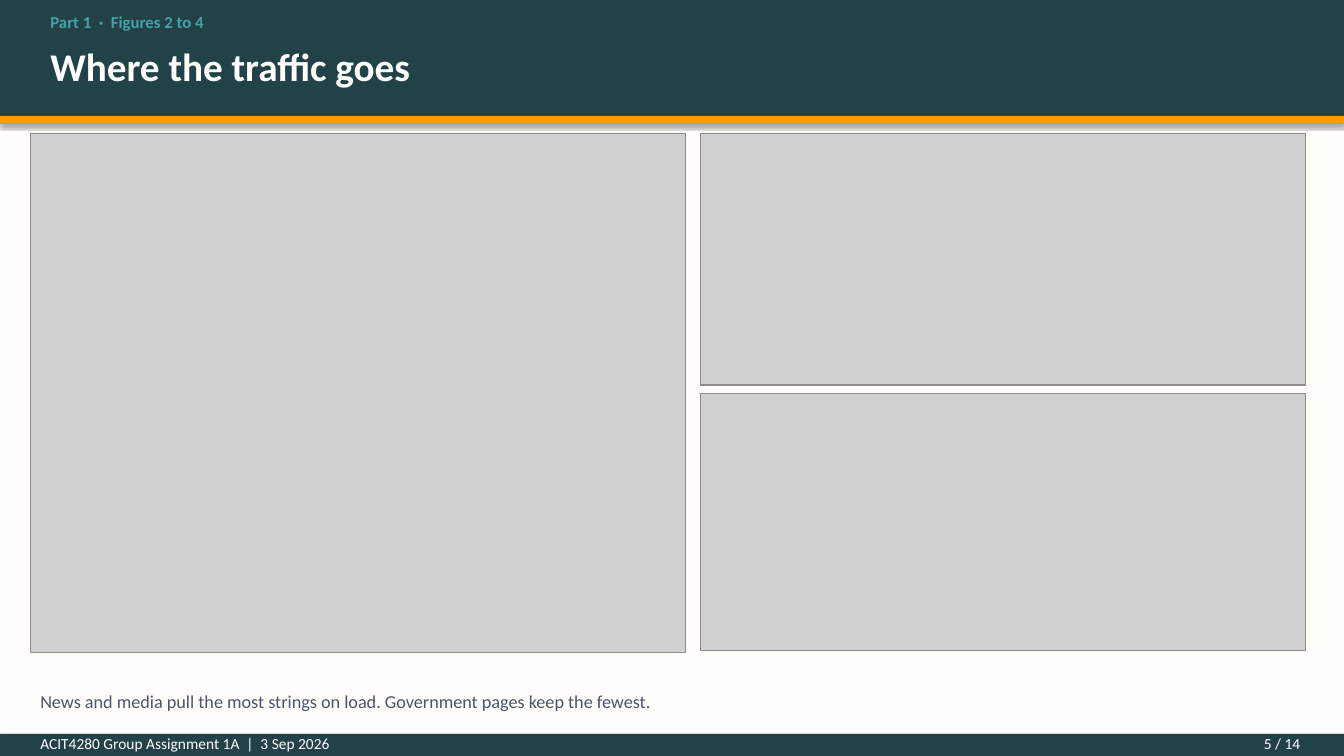
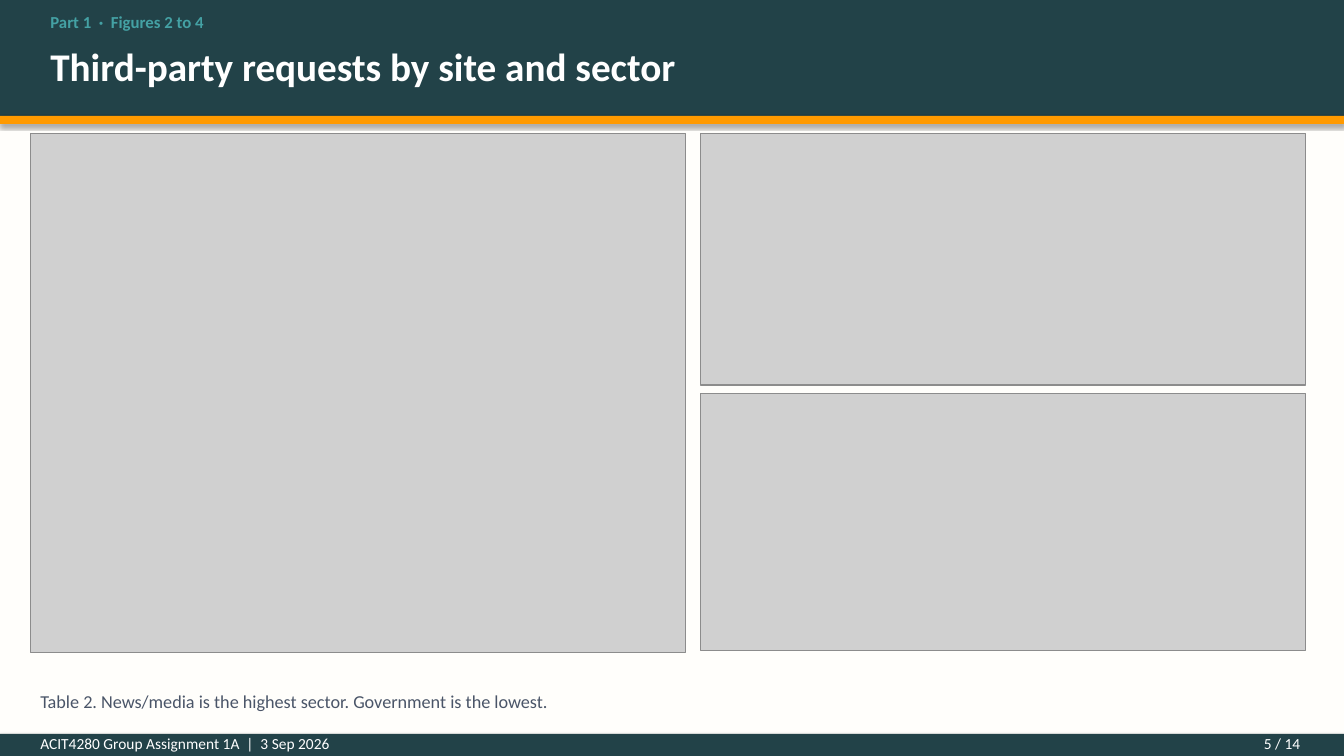
Before and after one commit to kasa031/Bacheloroppgave, a slide deck: slide 5 of ACIT4280_1A_presentation.pptx. Drawn at 1344x756 pixels with LibreOffice and Linux fonts; fonts in the diff are those of the drawing; grey boxes stand for pictures. Boxes give left, top, right and bottom in pixels: in the first picture for what was removed or moved away, otherwise in the second. Text is boxed around its words. In the diff, an @@ line names an element or a change of style, - is before the commit and + after.

```diff
--- a/ACIT4280_1A_presentation.pptx
+++ b/ACIT4280_1A_presentation.pptx
@@ text at (50,53,675,87): text changed @@
-Where the traffic goes
+Third-party requests by site and sector
@@ text at (40,695,547,711): text changed @@
-News and media pull the most strings on load. Government pages keep the fewest.
+Table 2. News/media is the highest sector. Government is the lowest.
```
Also in this commit, not shown: 13 other slides changed, 4 other files.
